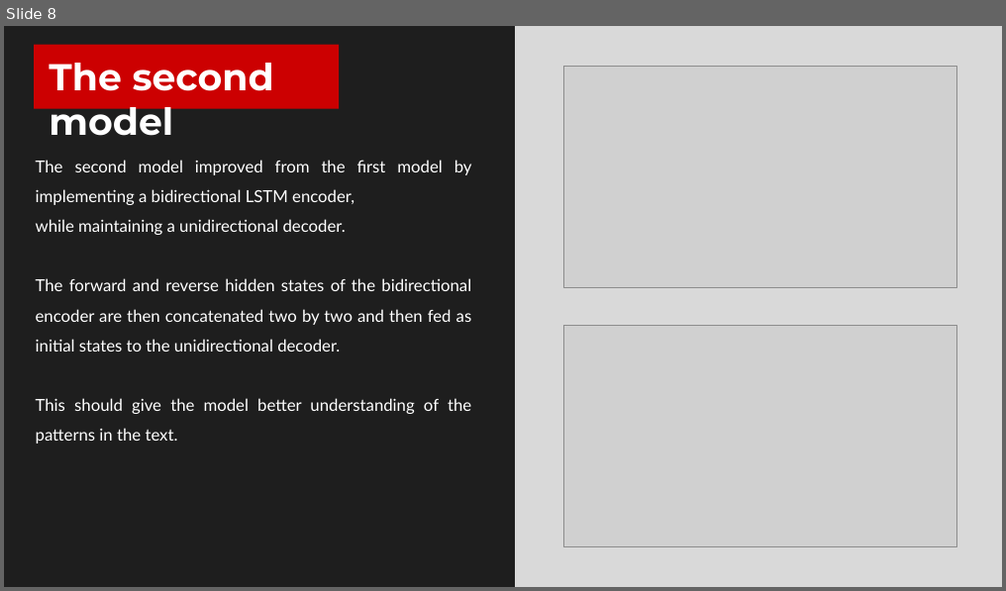
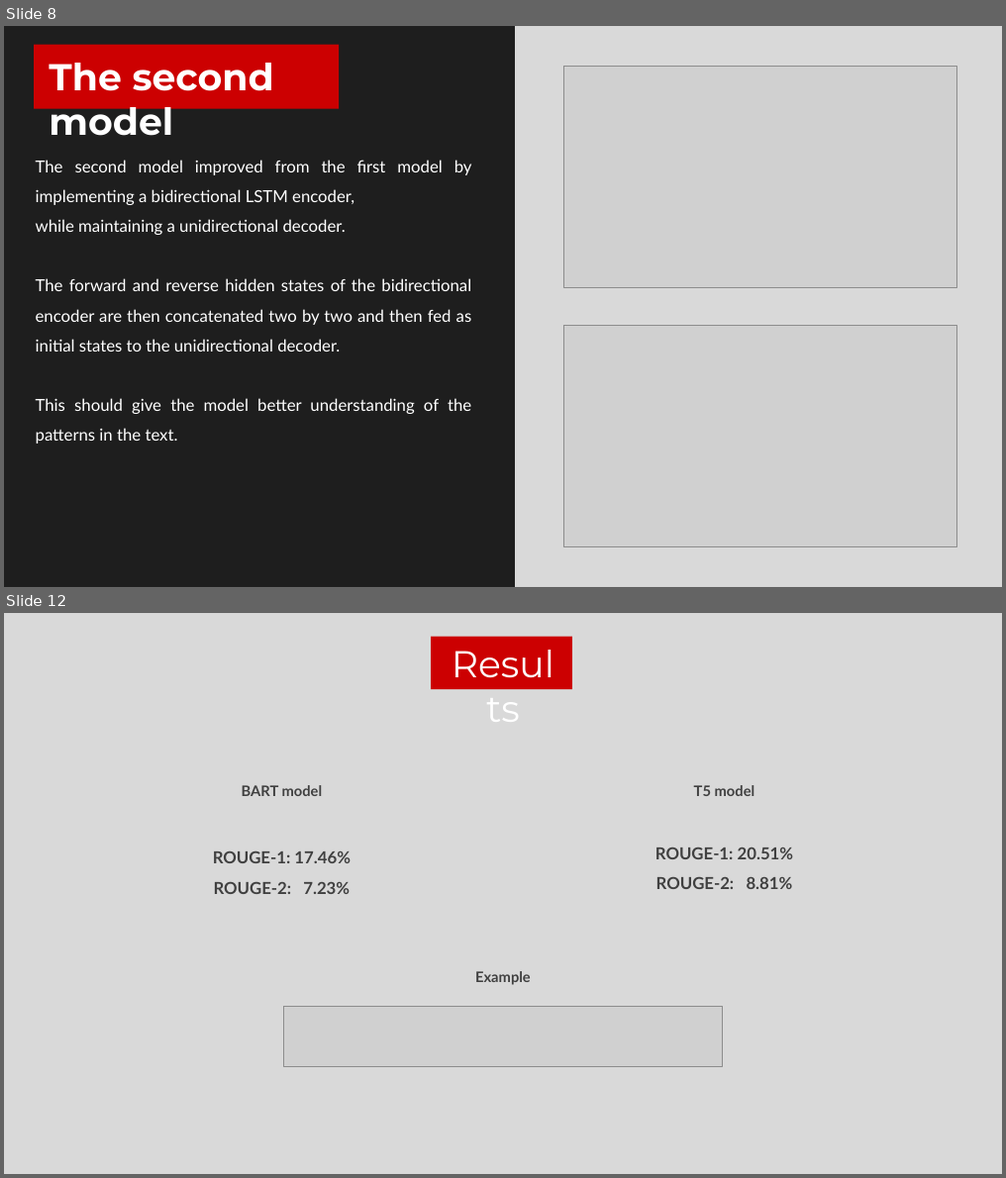
Before and after one commit to federicodeservi/TMS_project, a slide deck: presentation/presentation.pptx. Shown one above the other, each under a label of ours: slide 8 before the commit, slides 8 and 12 after it; the slides between them are not shown. The pictures are 1006x591 and 1006x1178 pixels, drawn with LibreOffice and Linux fonts; fonts in the diff are those of the drawing; grey boxes stand for pictures. Boxes give left, top, right and bottom in pixels: in the first picture for what was removed or moved away, otherwise in the second. Text is boxed around its words. In the diff, an @@ line names an element or a change of style, - is before the commit and + after.

```diff
--- a/presentation/presentation.pptx
+++ b/presentation/presentation.pptx
@@ slide 12 added at <box>4,613,1002,1174</box>, background #D9D9D9 @@
@@ rectangle added at <box>431,636,572,689</box>, fill #CC0001 @@
@@ text added at <box>445,637,561,690</box>, 36 pt, text #FFFFFF @@
+Results
@@ text added at <box>242,785,323,796</box>, 14 pt, text #404040, bold @@
+BART model
@@ text added at <box>694,785,755,796</box>, 14 pt, text #404040, bold @@
+T5 model
@@ text added at <box>655,848,794,889</box>, 16 pt, text #404040, bold @@
+ROUGE-1: 20.51%
+ROUGE-2: 8.81%
@@ text added at <box>213,852,350,894</box>, 16 pt, text #404040, bold @@
+ROUGE-1: 17.46%
+ROUGE-2: 7.23%
@@ text added at <box>475,971,531,985</box>, 14 pt, text #404040, bold @@
+Example
@@ picture added at <box>283,1007,722,1066</box> @@
```
Also in this commit, not shown: 3 slides changed, 1 other slide added, 9 other files.
